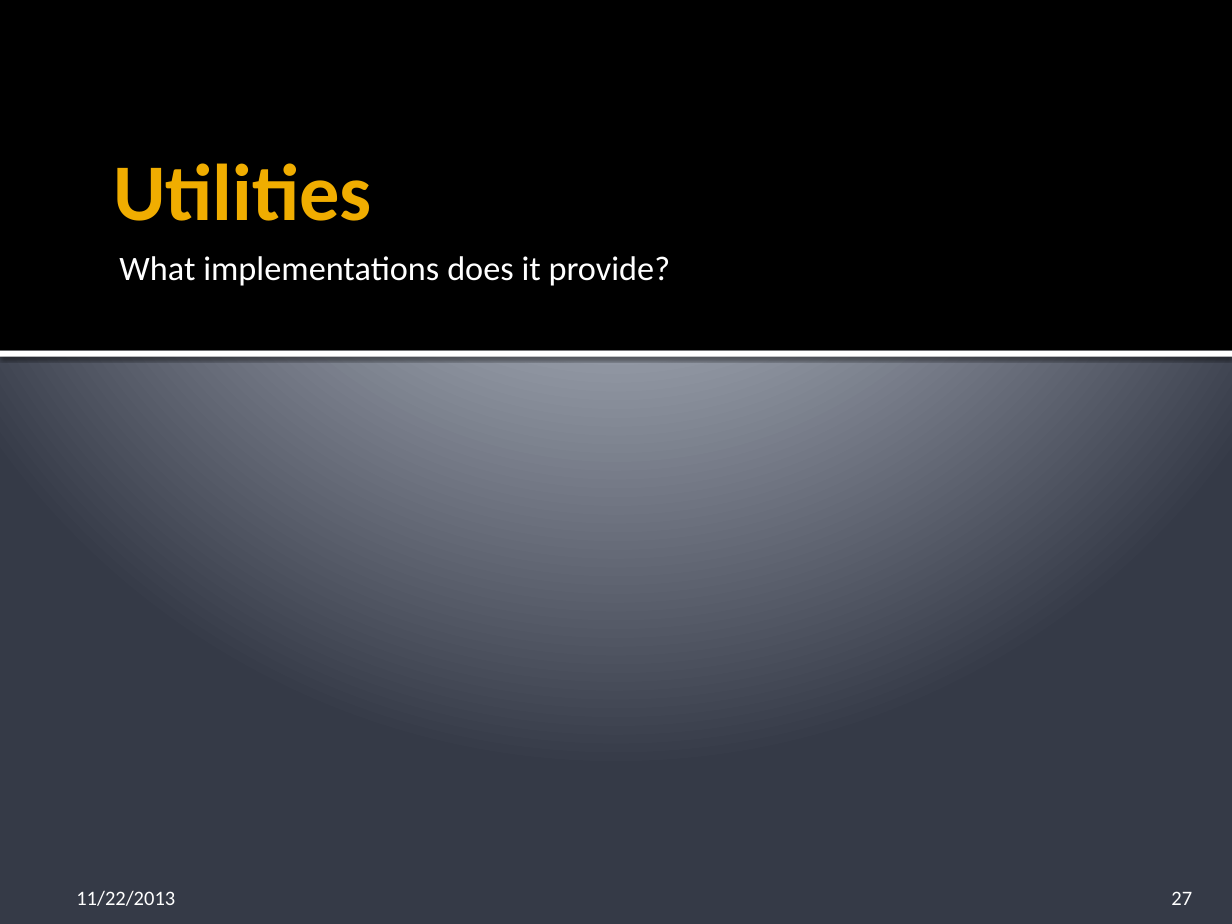
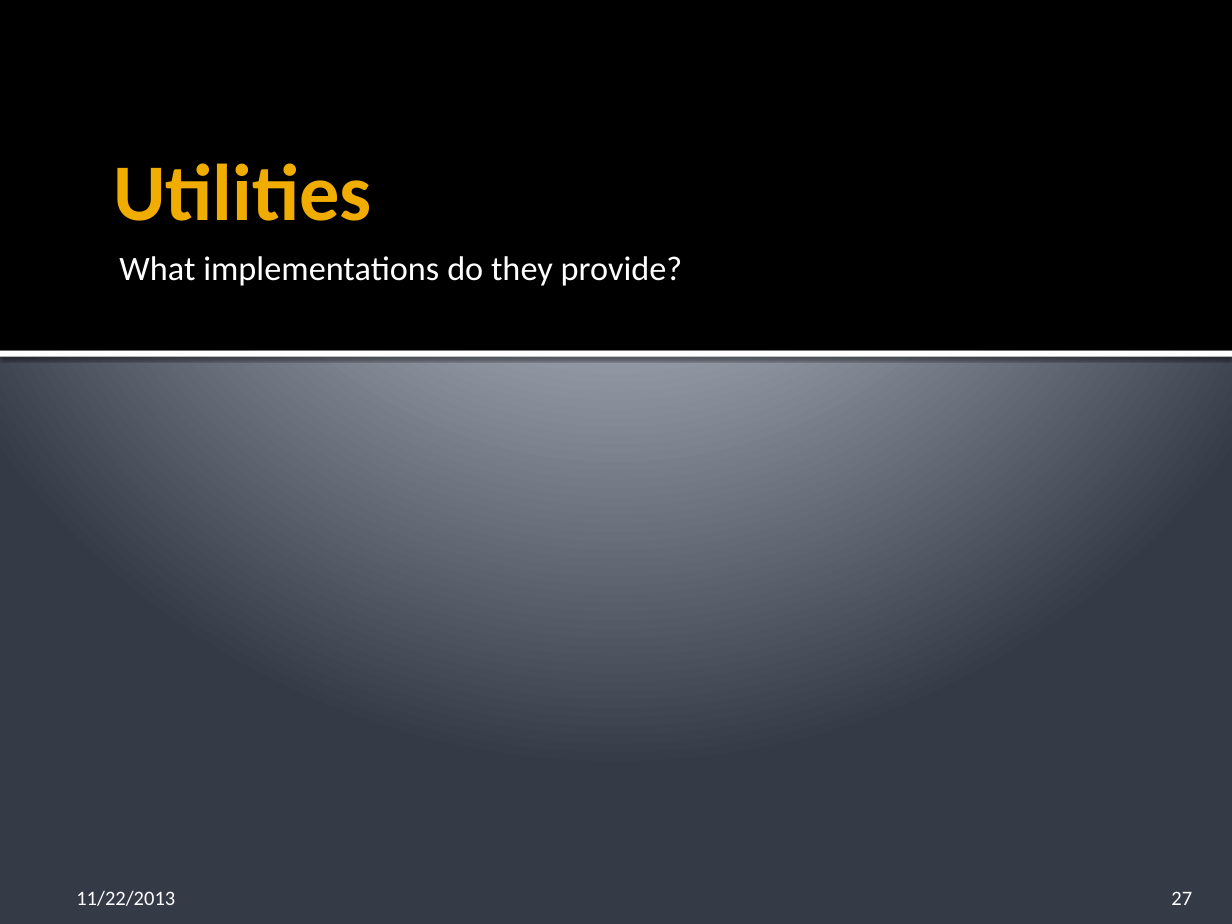
Before and after one commit to cmake-basis/legacy, a slide deck: slide 27 of doc/BASIS_Introduction.pptx. Drawn at 1232x924 pixels with LibreOffice and Linux fonts; fonts in the diff are those of the drawing. Boxes give left, top, right and bottom in pixels: in the first picture for what was removed or moved away, otherwise in the second. Text is boxed around its words. In the diff, an @@ line names an element or a change of style, - is before the commit and + after.

```diff
--- a/doc/BASIS_Introduction.pptx
+++ b/doc/BASIS_Introduction.pptx
@@ text at (x1=119, y1=256, x2=683, y2=286): text changed @@
-What implementations does it provide?
+What implementations do they provide?
```
Also in this commit, not shown: 10 other slides changed, 4 slides removed, 1 other file.
